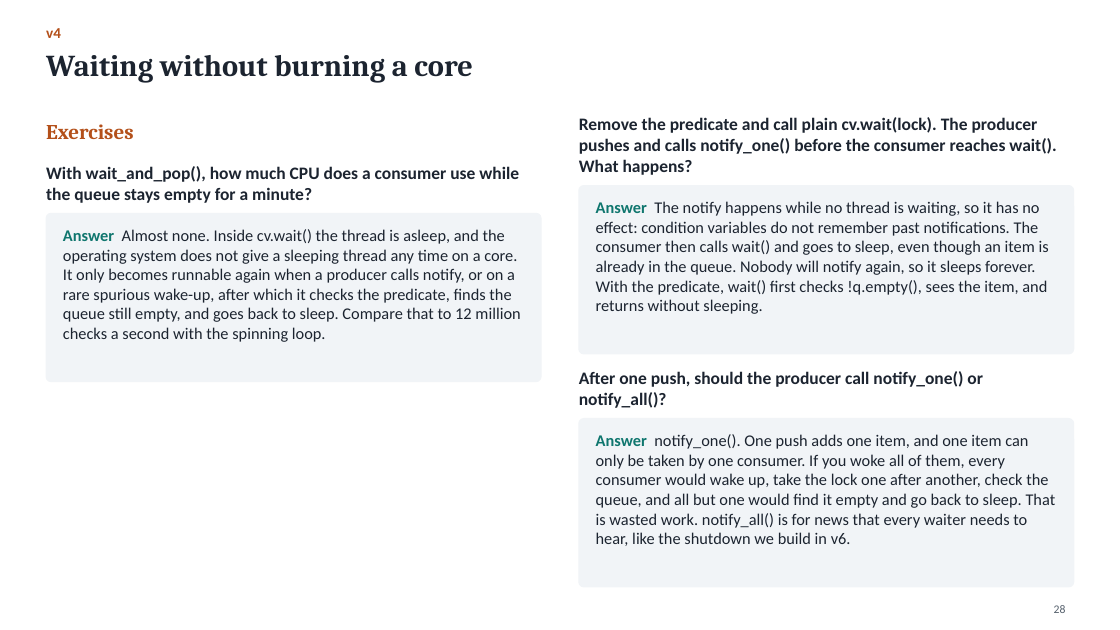
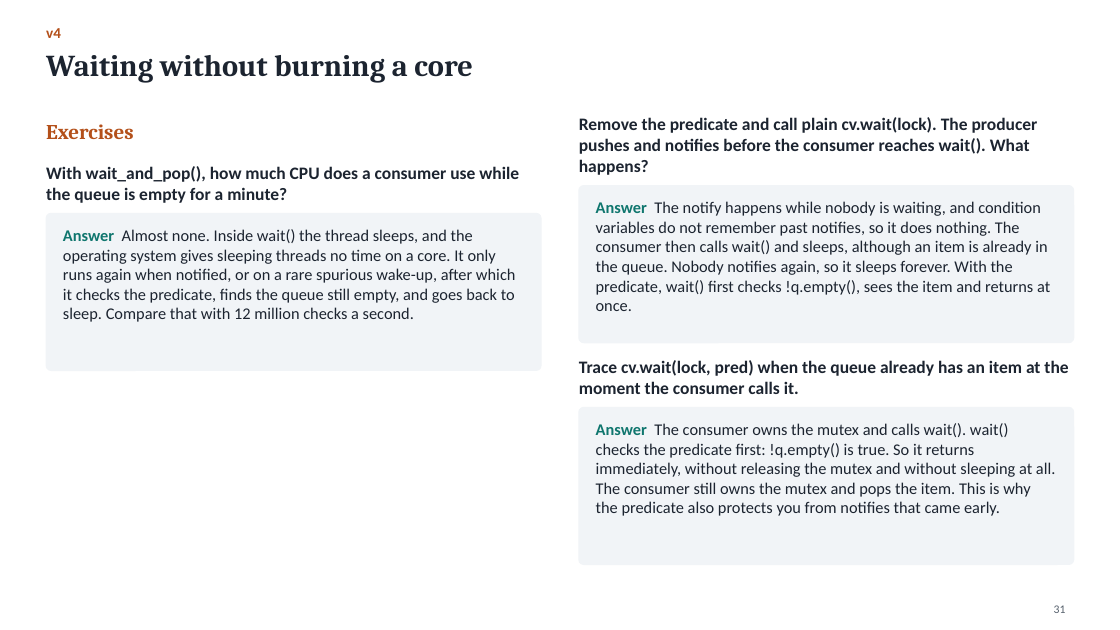
Before and after one commit to Kumarutkarsh9470/Project, a slide deck: slide 31 of Queue_Course.pptx (slide 28 before the commit). Drawn at 1120x630 pixels with LibreOffice and Linux fonts; fonts in the diff are those of the drawing. Boxes give left, top, right and bottom in pixels: in the first picture for what was removed or moved away, otherwise in the second. Text is boxed around its words. In the diff, an @@ line names an element or a change of style, - is before the commit and + after.

```diff
--- a/Queue_Course.pptx
+++ b/Queue_Course.pptx
@@ text at <box>579,117,1038,175</box>: text changed @@
-Remove the predicate and call plain cv.wait(lock). The producer pushes and calls notify_one() before the consumer reaches wait(). What happens?
+Remove the predicate and call plain cv.wait(lock). The producer pushes and notifies before the consumer reaches wait(). What happens?
@@ text at <box>46,166,519,203</box>: text changed @@
-With wait_and_pop(), how much CPU does a consumer use while the queue stays empty for a minute?
+With wait_and_pop(), how much CPU does a consumer use while the queue is empty for a minute?
@@ rounded rectangle: place and size @@
-rounded rectangle at <box>579,186,1074,354</box>
+rounded rectangle at <box>579,186,1074,343</box>
@@ text at <box>596,201,1050,311</box>: text changed @@
-Answer The notify happens while no thread is waiting, so it has no effect: condition variables do not remember past notifications. The consumer then calls wait() and goes to sleep, even though an item is already in the queue. Nobody will notify again, so it sleeps forever. With the predicate, wait() first checks !q.empty(), sees the item, and returns without sleeping.
+Answer The notify happens while nobody is waiting, and condition variables do not remember past notifies, so it does nothing. The consumer then calls wait() and sleeps, although an item is already in the queue. Nobody notifies again, so it sleeps forever. With the predicate, wait() first checks !q.empty(), sees the item and returns at once.
@@ rounded rectangle: place and size @@
-rounded rectangle at <box>46,213,541,381</box>
+rounded rectangle at <box>46,213,541,371</box>
@@ text at <box>63,229,516,322</box>: text changed @@
-Answer Almost none. Inside cv.wait() the thread is asleep, and the operating system does not give a sleeping thread any time on a core. It only becomes runnable again when a producer calls notify, or on a rare spurious wake-up, after which it checks the predicate, finds the queue still empty, and goes back to sleep. Compare that to 12 million checks a second with the spinning loop.
+Answer Almost none. Inside wait() the thread sleeps, and the operating system gives sleeping threads no time on a core. It only runs again when notified, or on a rare spurious wake-up, after which it checks the predicate, finds the queue still empty, and goes back to sleep. Compare that with 12 million checks a second.
@@ text at <box>579,360,1068,394</box>: text changed @@
-After one push, should the producer call notify_one() or notify_all()?
+Trace cv.wait(lock, pred) when the queue already has an item at the moment the consumer calls it.
@@ proportions changed in 3 elements at <box>46,213,541,371</box>, <box>579,186,1074,343</box>, <box>579,408,1074,565</box> @@
@@ rounded rectangle: place and size @@
-rounded rectangle at <box>579,418,1074,586</box>
+rounded rectangle at <box>579,408,1074,565</box>
@@ text at <box>596,423,1055,516</box>: text changed @@
-Answer notify_one(). One push adds one item, and one item can only be taken by one consumer. If you woke all of them, every consumer would wake up, take the lock one after another, check the queue, and all but one would find it empty and go back to sleep. That is wasted work. notify_all() is for news that every waiter needs to hear, like the shutdown we build in v6.
+Answer The consumer owns the mutex and calls wait(). wait() checks the predicate first: !q.empty() is true. So it returns immediately, without releasing the mutex and without sleeping at all. The consumer still owns the mutex and pops the item. This is why the predicate also protects you from notifies that came early.
@@ page number at <box>1054,605,1066,613</box>: text changed @@
-28
+31
```
Also in this commit, not shown: 76 other slides changed, 16 slides added, 5 slides removed, 8 other files.
